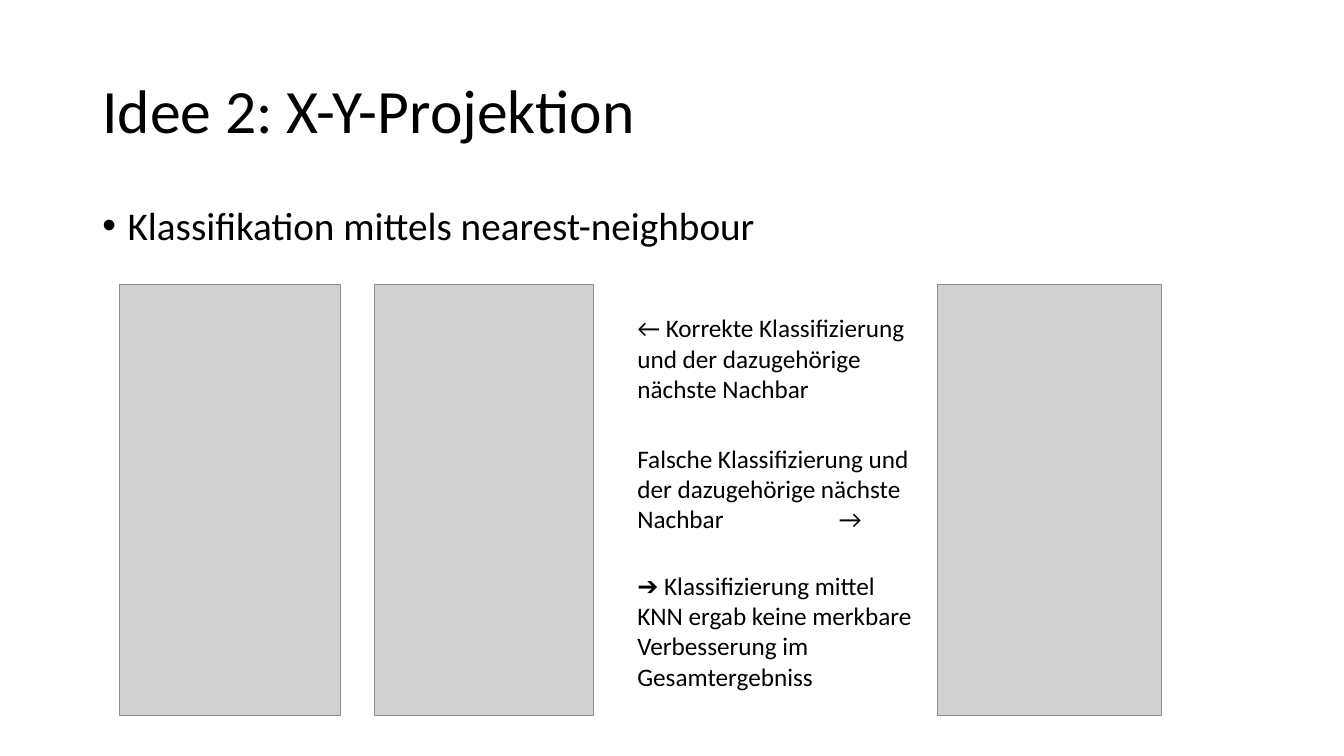
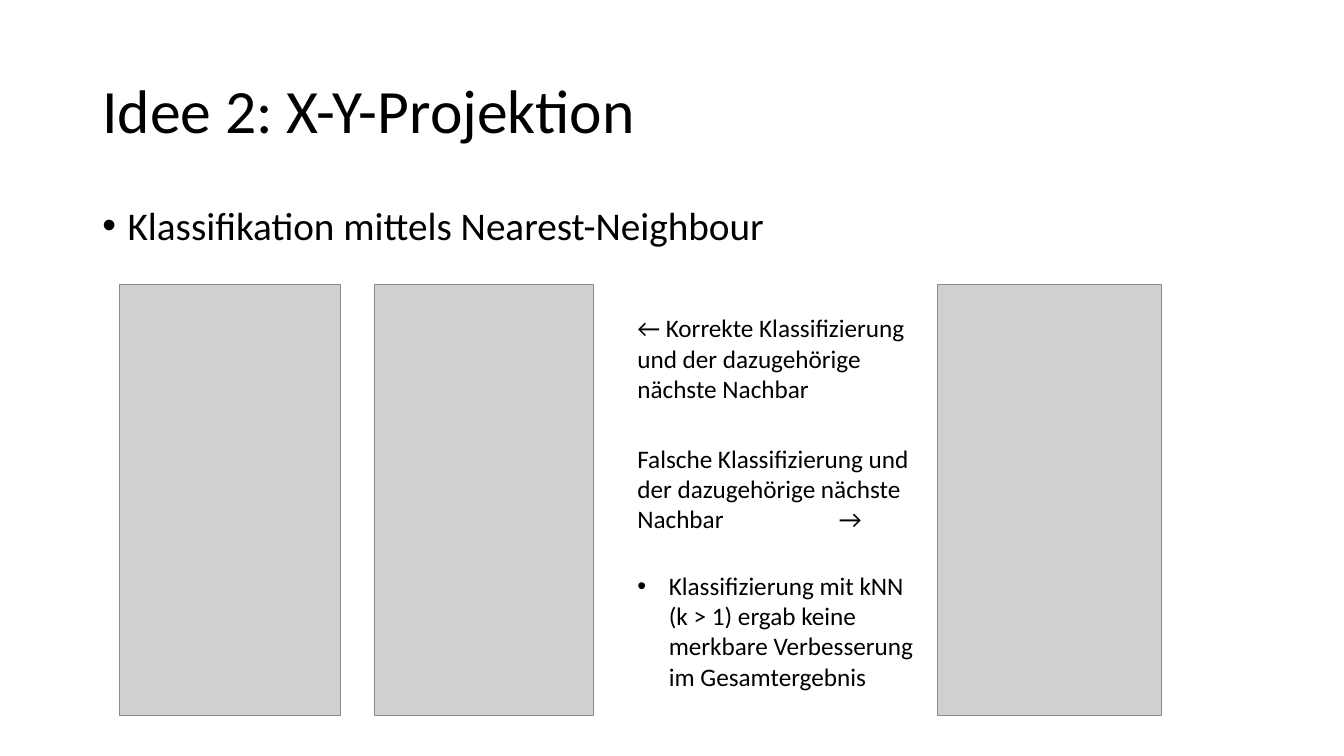
Before and after one commit to ageinpee/ComputerVision, a slide deck: slide 7 of project/Präsentation CV-Prak [Di].pptx. Drawn at 1344x756 pixels with LibreOffice and Linux fonts; fonts in the diff are those of the drawing; grey boxes stand for pictures. Boxes give left, top, right and bottom in pixels: in the first picture for what was removed or moved away, otherwise in the second. Text is boxed around its words. In the diff, an @@ line names an element or a change of style, - is before the commit and + after.

```diff
--- a/project/Präsentation CV-Prak [Di].pptx
+++ b/project/Präsentation CV-Prak [Di].pptx
@@ text at (x1=128, y1=212, x2=764, y2=247): text changed @@
-• Klassifikation mittels nearest-neighbour
+• Klassifikation mittels Nearest-Neighbour
@@ text at (x1=669, y1=577, x2=913, y2=691): text changed @@
-➔ Klassifizierung mittel KNN ergab keine merkbare Verbesserung im Gesamtergebniss
+• Klassifizierung mit kNN (k > 1) ergab keine merkbare Verbesserung im Gesamtergebnis
```
Also in this commit, not shown: 6 other slides changed, 3 slides added, 1 slide removed.
